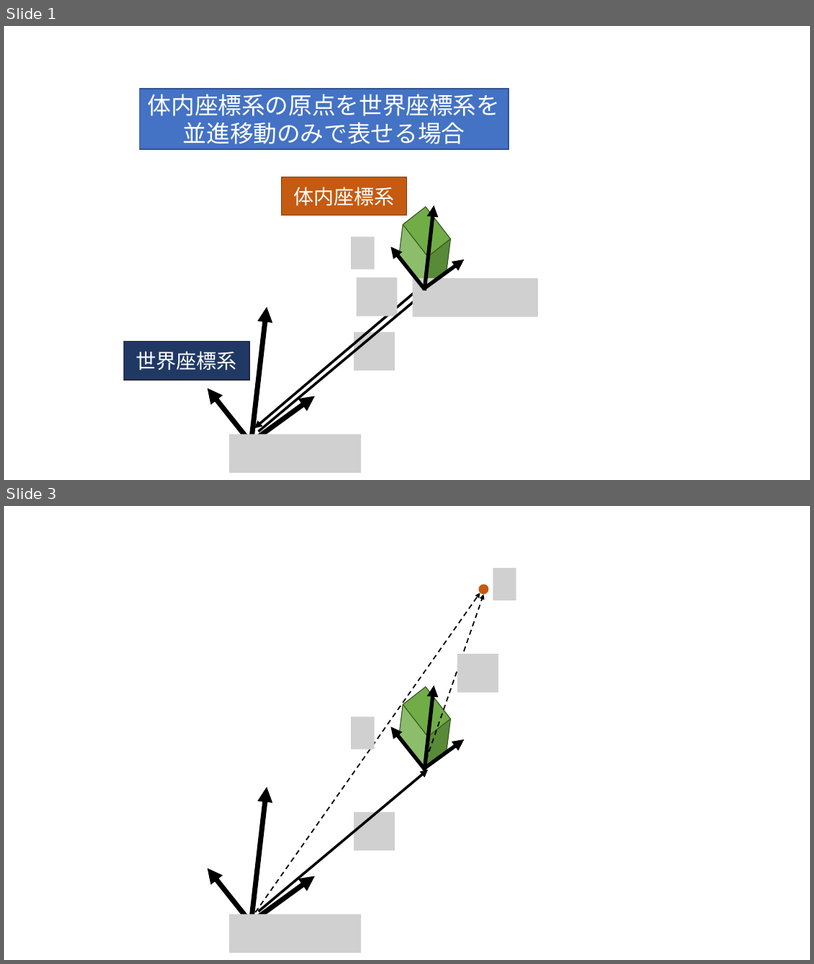
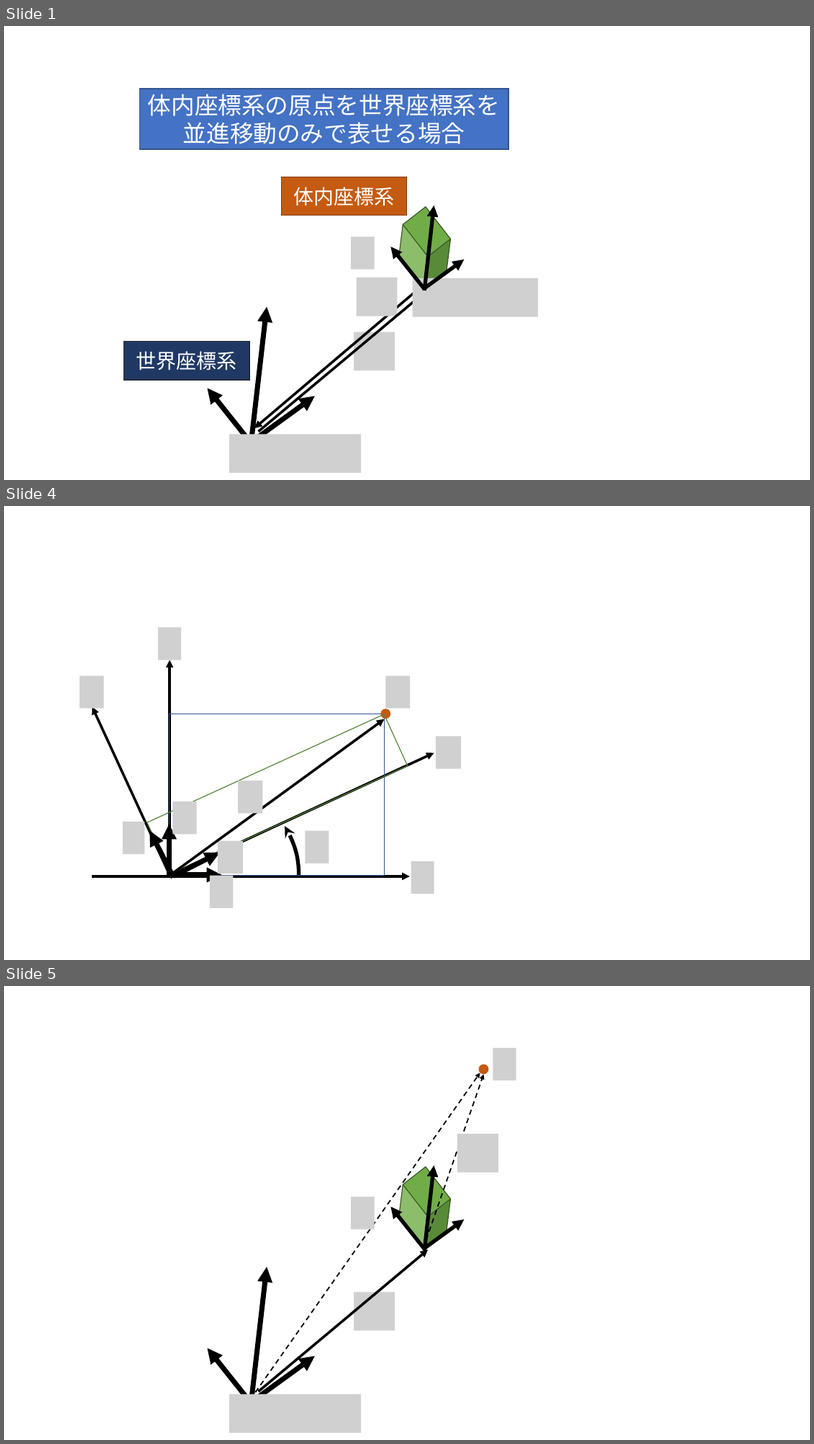
Before and after one commit to rurusasu/Diary, a slide deck: 座標変換.pptx. Shown one above the other, each under a label of ours: slides 1 and 3 before the commit, slides 1, 4 and 5 after it; the slides between them are not shown. The pictures are 814x964 and 814x1444 pixels, drawn with LibreOffice and Linux fonts; fonts in the diff are those of the drawing; grey boxes stand for pictures. Boxes give left, top, right and bottom in pixels: in the first picture for what was removed or moved away, otherwise in the second. Text is boxed around its words. In the diff, an @@ line names an element or a change of style, - is before the commit and + after.

```diff
--- a/座標変換.pptx
+++ b/座標変換.pptx
@@ slide 4 added at <box>4,506,810,960</box>, background #FFFFFF @@
@@ picture added at <box>158,627,181,659</box> @@
@@ picture added at <box>80,675,104,708</box> @@
@@ arrow added from (170, 878) to (170, 659), #000000 3 pt @@
@@ picture added at <box>386,675,410,708</box> @@
@@ arrow added from (170, 874) to (93, 707), #000000 3 pt @@
@@ rectangle added at <box>147,714,408,873</box>, outline #548235 1 pt @@
@@ rectangle added at <box>169,713,384,875</box>, outline #325491 1 pt @@
@@ arrow added from (172, 874) to (384, 719), #000000 3 pt @@
@@ ellipse added at <box>381,708,391,719</box>, fill #C55A11 @@
@@ picture added at <box>436,736,461,769</box> @@
@@ arrow added from (168, 875) to (434, 753), #000000 3 pt @@
@@ arc (boxed as its full ellipse) added at <box>112,782,299,960</box>, outline #000000 4.5 pt @@
@@ picture added at <box>238,780,263,813</box> @@
@@ picture added at <box>172,801,197,834</box> @@
@@ picture added at <box>123,821,144,854</box> @@
@@ arrow added from (169, 876) to (169, 824), #000000 6 pt @@
@@ arrow added from (173, 878) to (149, 831), #000000 6 pt @@
@@ picture added at <box>218,841,243,873</box> @@
@@ picture added at <box>305,831,329,864</box> @@
@@ arrow added from (173, 875) to (220, 852), #000000 6 pt @@
@@ picture added at <box>411,861,434,894</box> @@
@@ arrow added from (92, 876) to (410, 876), #000000 3 pt @@
@@ arrow added from (170, 875) to (221, 875), #000000 6 pt @@
@@ picture added at <box>210,875,233,908</box> @@
@@ what was slide 3 is now slide 5 @@
```
Also in this commit, not shown: 1 slide changed, 1 other slide added, 2 other files.
